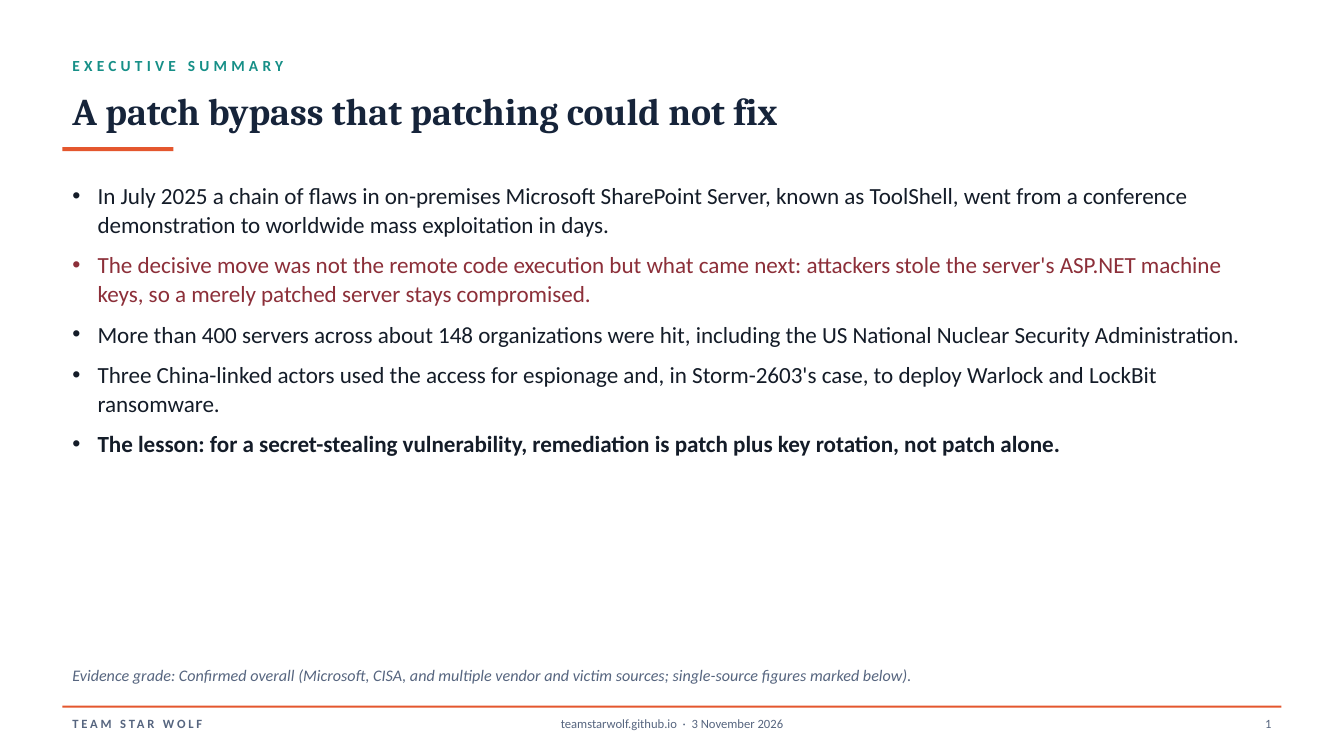
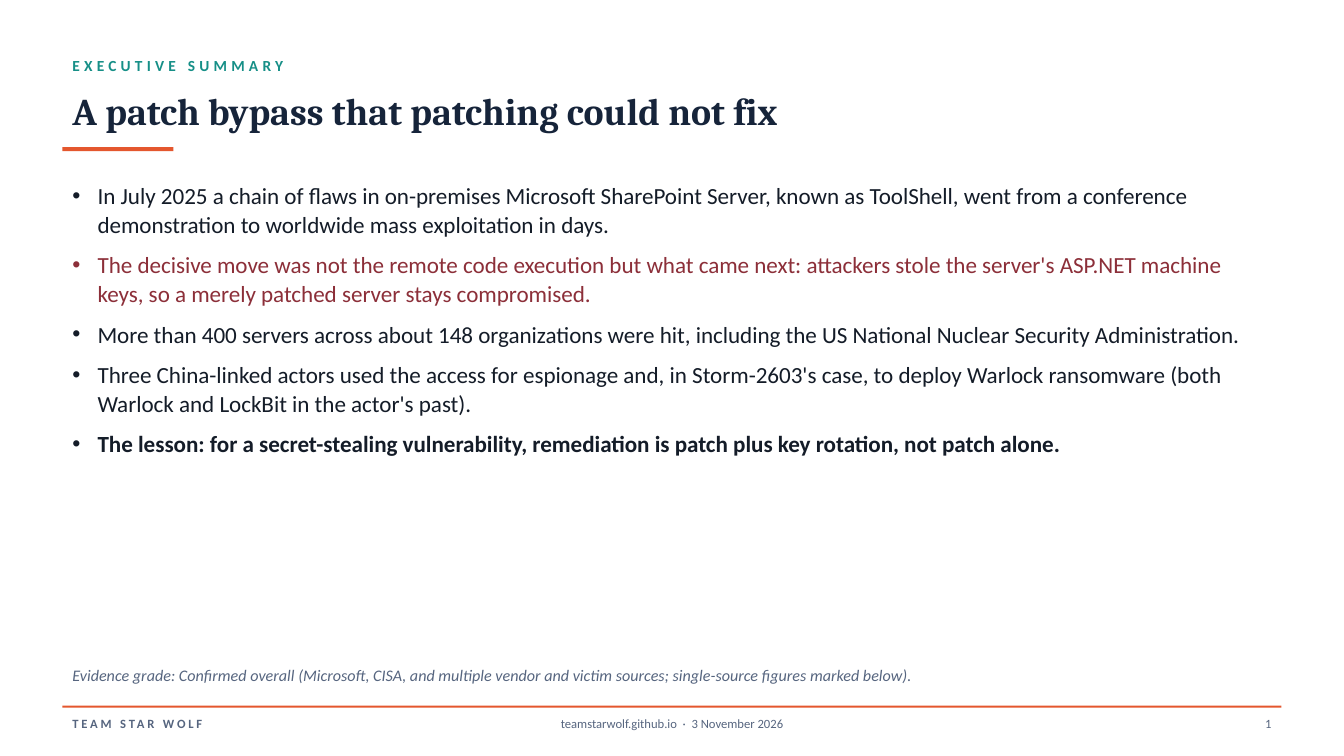
Before and after one commit to TeamStarWolf/TeamStarWolf, a slide deck: slide 2 of case-studies/slides/SharePoint_ToolShell_2025_Case_Study.pptx. Drawn at 1344x756 pixels with LibreOffice and Linux fonts; fonts in the diff are those of the drawing. Boxes give left, top, right and bottom in pixels: in the first picture for what was removed or moved away, otherwise in the second. Text is boxed around its words. In the diff, an @@ line names an element or a change of style, - is before the commit and + after.

```diff
--- a/case-studies/slides/SharePoint_ToolShell_2025_Case_Study.pptx
+++ b/case-studies/slides/SharePoint_ToolShell_2025_Case_Study.pptx
@@ text at (98,366,1221,416): text changed @@
-• Three China-linked actors used the access for espionage and, in Storm-2603's case, to deploy Warlock and LockBit ransomware.
+• Three China-linked actors used the access for espionage and, in Storm-2603's case, to deploy Warlock ransomware (both Warlock and LockBit in the actor's past).
```
Also in this commit, not shown: 2 other slides changed, 12 other files.
